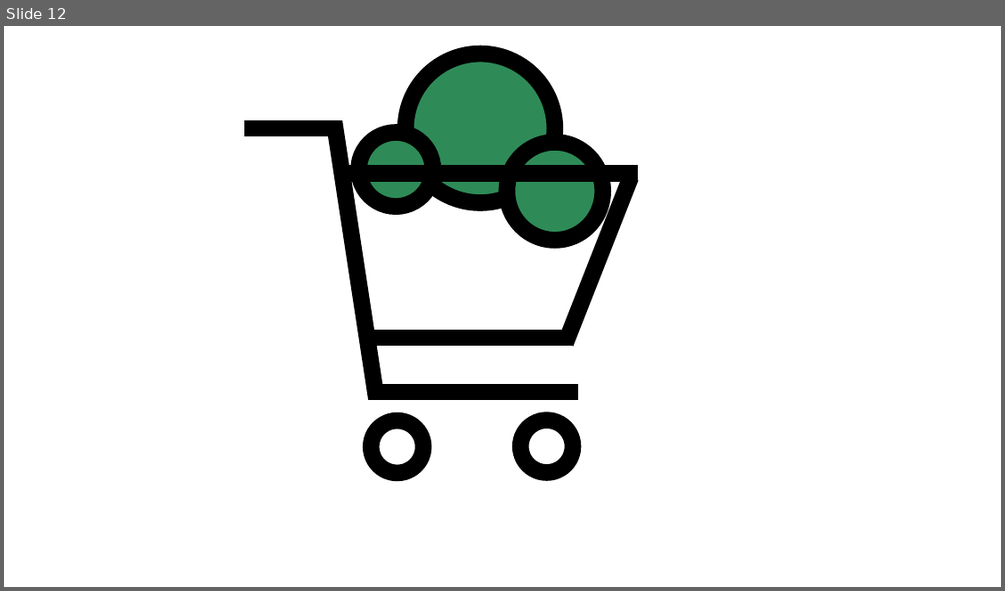
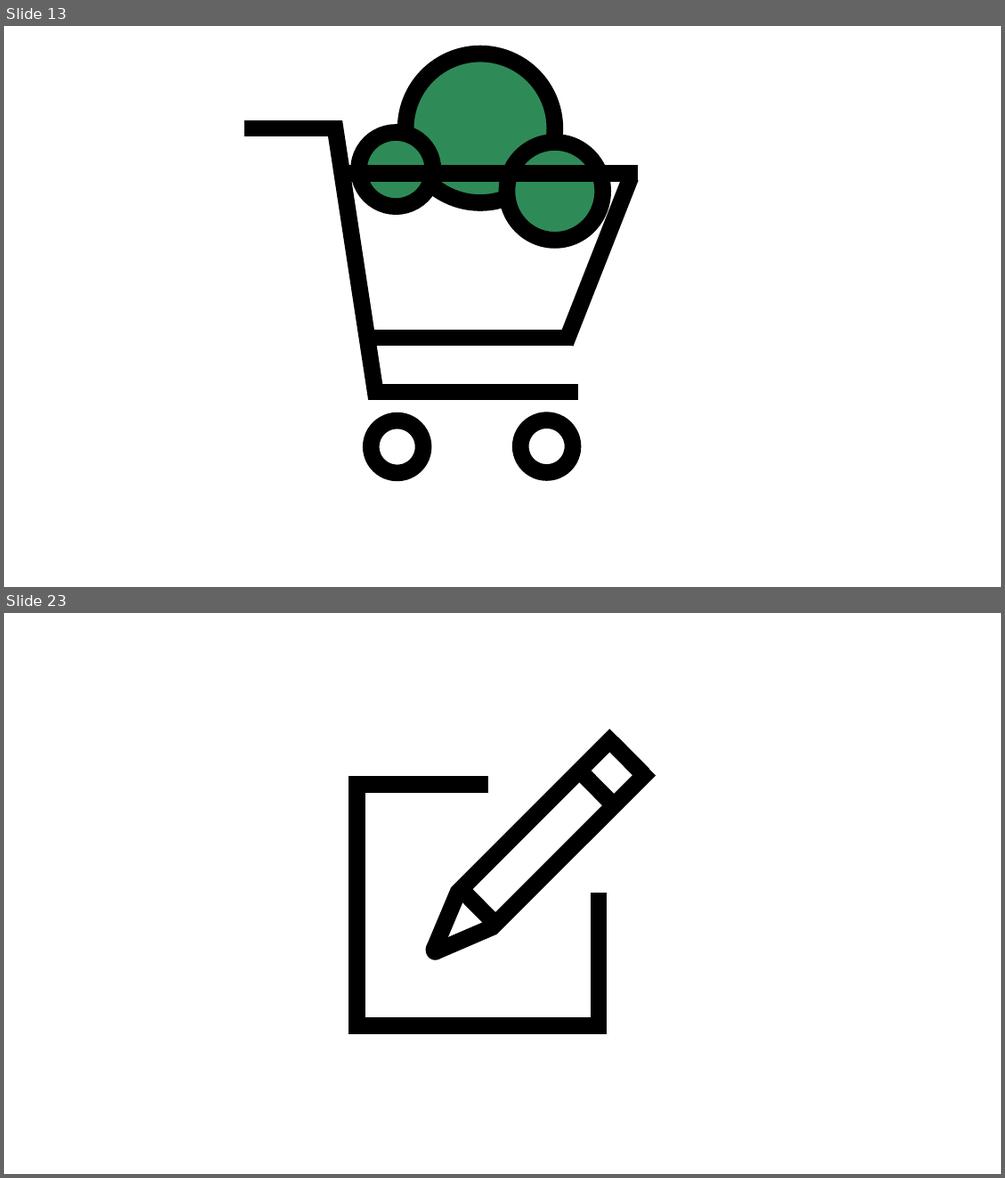
Before and after one commit to haimazu/G9-GoNature, a slide deck: LOGO/esteam_editable.pptx. Shown one above the other, each under a label of ours: slide 12 before the commit, slides 13 and 23 after it; the slides between them are not shown. The pictures are 1005x591 and 1005x1178 pixels, drawn with LibreOffice and Linux fonts; fonts in the diff are those of the drawing. Boxes give left, top, right and bottom in pixels: in the first picture for what was removed or moved away, otherwise in the second. Text is boxed around its words. In the diff, an @@ line names an element or a change of style, - is before the commit and + after.

```diff
--- a/LOGO/esteam_editable.pptx
+++ b/LOGO/esteam_editable.pptx
@@ slide 23 added at [4, 613, 1001, 1174], background #FFFFFF @@
@@ line added from (615, 735) to (456, 893), #000000 16 pt @@
@@ line added from (643, 774) to (613, 743), #000000 16 pt @@
@@ line added from (650, 770) to (491, 929), #000000 16 pt @@
@@ line added from (349, 784) to (488, 784), #000000 16 pt @@
@@ line added from (357, 1032) to (357, 776), #000000 16 pt @@
@@ line added from (615, 806) to (582, 774), #000000 16 pt @@
@@ line added from (459, 891) to (435, 948), #000000 16 pt @@
@@ line added from (494, 923) to (463, 892), #000000 16 pt @@
@@ line added from (599, 892) to (599, 1034), #000000 16 pt @@
@@ line added from (494, 926) to (434, 952), #000000 16 pt @@
@@ ellipse added at [427, 940, 445, 959], fill #000000, outline #000000 1 pt @@
@@ line added from (348, 1026) to (605, 1026), #000000 16 pt @@
@@ what was slide 12 is now slide 13 @@
```
Also in this commit, not shown: 1 slide changed, 26 other slides added.
